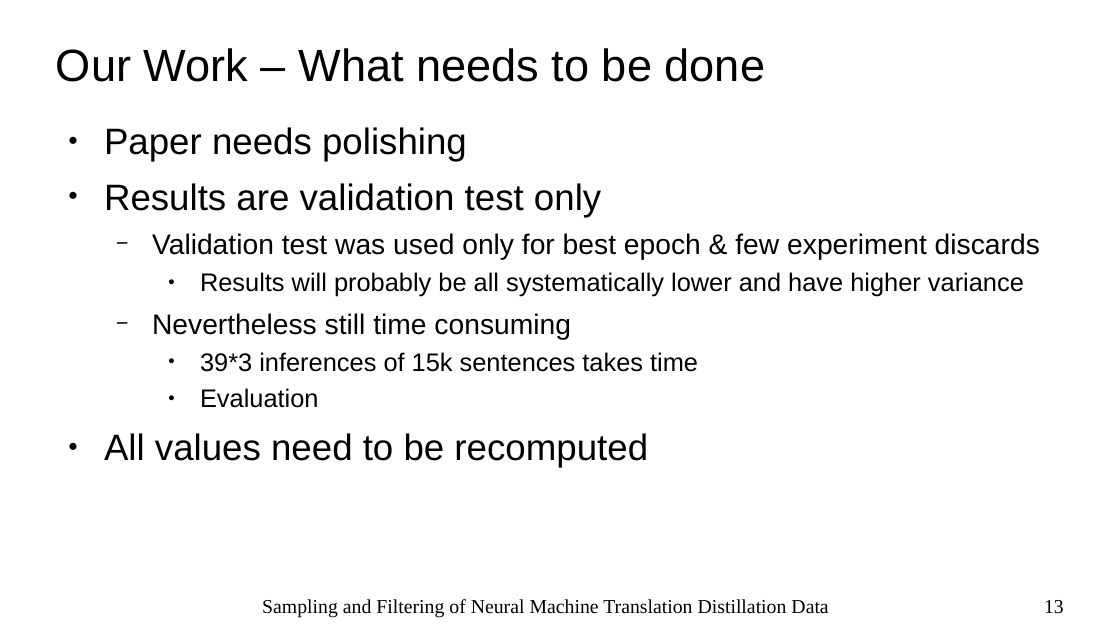
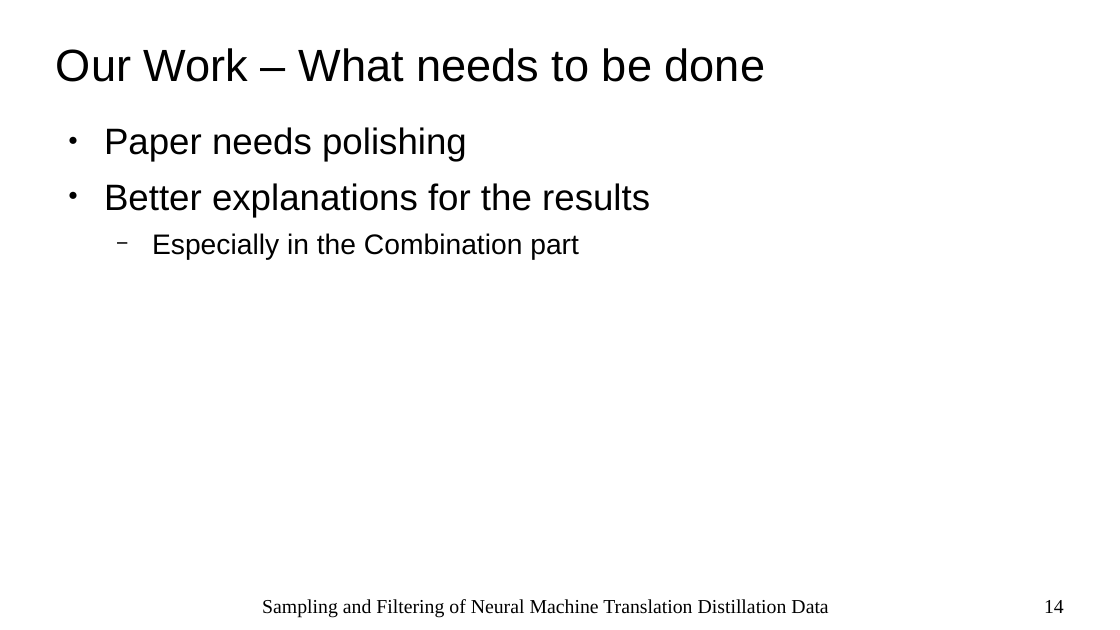
Before and after one commit to zouharvi/reference-mt-distill, a slide deck: slide 14 of meta/midproject_presentation.odp (slide 13 before the commit). Drawn at 1120x630 pixels with LibreOffice and Linux fonts; fonts in the diff are those of the drawing. Boxes give left, top, right and bottom in pixels: in the first picture for what was removed or moved away, otherwise in the second. Text is boxed around its words. In the diff, an @@ line names an element or a change of style, - is before the commit and + after.

```diff
--- a/meta/midproject_presentation.odp
+++ b/meta/midproject_presentation.odp
@@ text at (104,183,650,260): text changed; size 18 to 26 pt @@
-● Results are validation test only
-  − Validation test was used only for best epoch & few experiment discards
-    ● Results will probably be all systematically lower and have higher variance
-  − Nevertheless still time consuming
-    ● 39*3 inferences of 15k sentences takes time
-    ● Evaluation
-● All values need to be recomputed
+● Better explanations for the results
+  − Especially in the Combination part
@@ page number at (1044,600,1064,613): text changed @@
-13
+14
```
Also in this commit, not shown: 7 other slides changed, 1 slide added, 2 other files.
